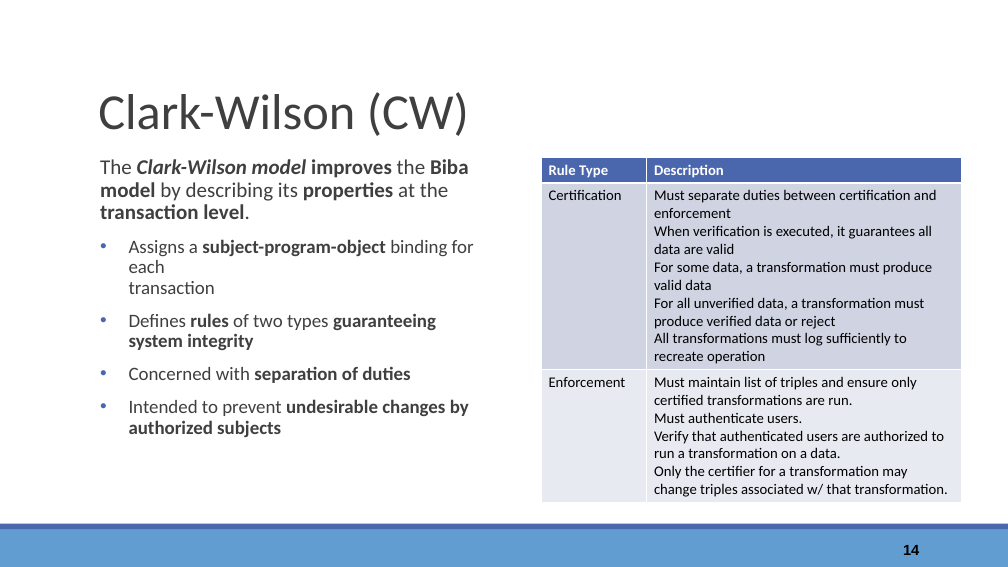
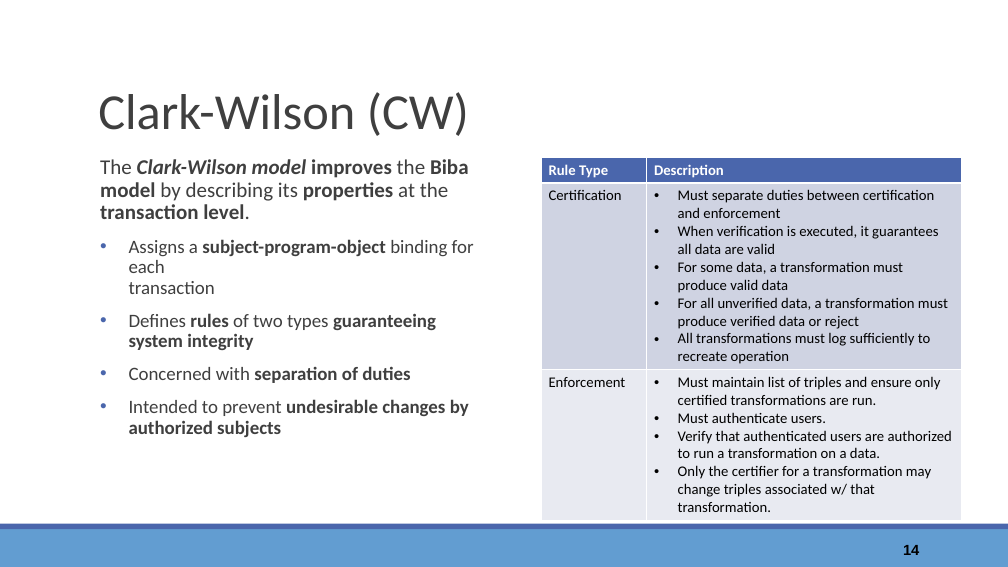
Before and after one commit to wwt9829/csc840-securityfirst, a slide deck: slide 14 of Least Privilege - Slides.pptx. Drawn at 1008x567 pixels with LibreOffice and Linux fonts; fonts in the diff are those of the drawing; background and template pictures are left out. Boxes give left, top, right and bottom in pixels: in the first picture for what was removed or moved away, otherwise in the second. Text is boxed around its words. In the diff, an @@ line names an element or a change of style, - is before the commit and + after.

```diff
--- a/Least Privilege - Slides.pptx
+++ b/Least Privilege - Slides.pptx
@@ table at box(541, 158, 962, 516) @@
-row 2, column 2: Must separate duties between certification and enforcement When verification is executed, it guarantees all data are valid For some data, a transformation must produce valid data For all unverified data, a transformation must produce verified data or reject All transformations must log sufficiently to recreate operation
+row 2, column 2: Must separate duties between certification and enforcement / When verification is executed, it guarantees all data are valid / For some data, a transformation must produce valid data / For all unverified data, a transformation must produce verified data or reject / All transformations must log sufficiently to recreate operation
-row 3, column 2: Must maintain list of triples and ensure only certified transformations are run. Must authenticate users. Verify that authenticated users are authorized to run a transformation on a data. Only the certifier for a transformation may change triples associated w/ that transformation.
+row 3, column 2: Must maintain list of triples and ensure only certified transformations are run. / Must authenticate users. / Verify that authenticated users are authorized to run a transformation on a data. / Only the certifier for a transformation may change triples associated w/ that transformation.
```
Also in this commit, not shown: 11 other slides changed.
